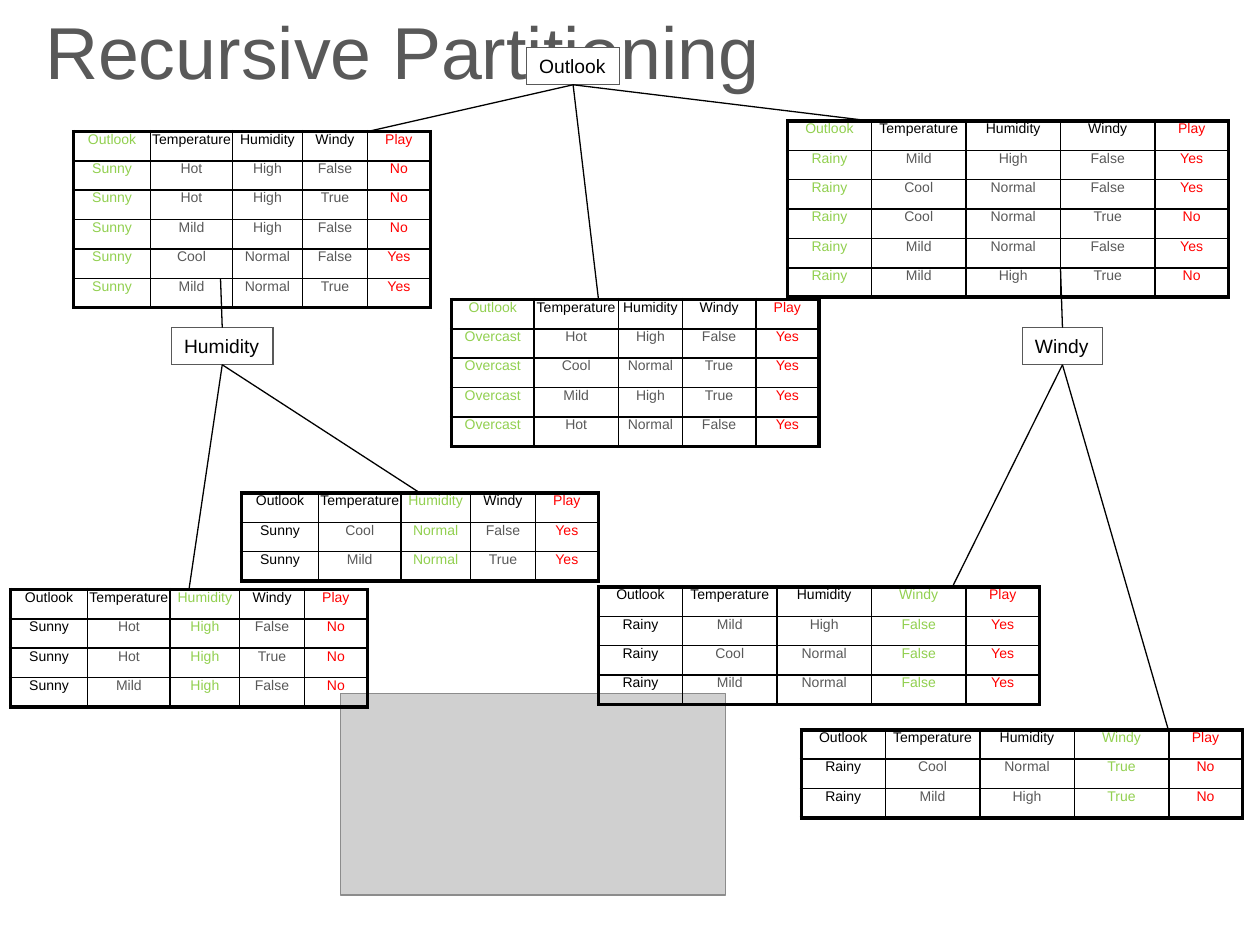
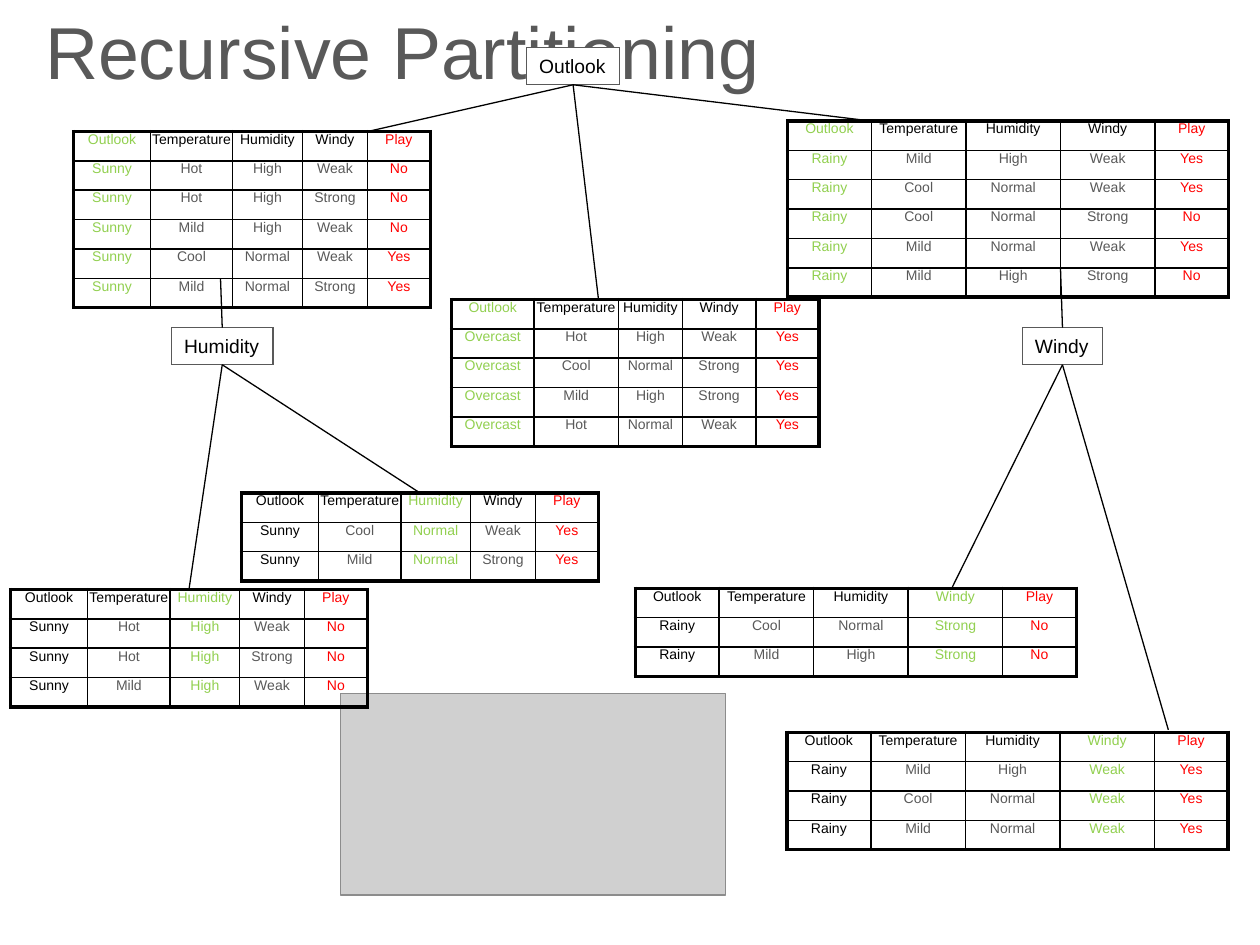
Before and after one commit to lutzhamel/CSC310, a slide deck: slide 24 of notes/06-machine-learning-basics-1.pptx. Drawn at 1260x945 pixels with LibreOffice and Linux fonts; fonts in the diff are those of the drawing; grey boxes stand for pictures. Boxes give left, top, right and bottom in pixels: in the first picture for what was removed or moved away, otherwise in the second. Text is boxed around its words. In the diff, an @@ line names an element or a change of style, - is before the commit and + after.

```diff
--- a/notes/06-machine-learning-basics-1.pptx
+++ b/notes/06-machine-learning-basics-1.pptx
@@ table at <box>73,131,430,307</box> @@
-row 2, column 4: False
+row 2, column 4: Weak
-row 3, column 4: True
+row 3, column 4: Strong
-row 4, column 4: False
+row 4, column 4: Weak
-row 5, column 4: False
+row 5, column 4: Weak
-row 6, column 4: True
+row 6, column 4: Strong
@@ table at <box>788,121,1228,297</box> @@
-row 2, column 4: False
+row 2, column 4: Weak
-row 3, column 4: False
+row 3, column 4: Weak
-row 4, column 4: True
+row 4, column 4: Strong
-row 5, column 4: False
+row 5, column 4: Weak
-row 6, column 4: True
+row 6, column 4: Strong
@@ table at <box>451,300,818,447</box> @@
-row 2, column 4: False
+row 2, column 4: Weak
-row 3, column 4: True
+row 3, column 4: Strong
-row 4, column 4: True
+row 4, column 4: Strong
-row 5, column 4: False
+row 5, column 4: Weak
@@ table at <box>242,493,597,581</box> @@
-row 2, column 4: False
+row 2, column 4: Weak
-row 3, column 4: True
+row 3, column 4: Strong
@@ table at <box>10,590,365,707</box> @@
-row 2, column 4: False
+row 2, column 4: Weak
-row 3, column 4: True
+row 3, column 4: Strong
-row 4, column 4: False
+row 4, column 4: Weak
@@ table at <box>635,588,1076,677</box> @@
-row 2, column 4: True
+row 2, column 4: Strong
-row 3, column 4: True
+row 3, column 4: Strong
@@ table: place and size @@
-table at <box>801,730,1242,818</box>
+table at <box>635,588,1076,677</box>
@@ table at <box>788,732,1228,849</box> @@
-row 2, column 4: False
+row 2, column 4: Weak
-row 3, column 4: False
+row 3, column 4: Weak
-row 4, column 4: False
+row 4, column 4: Weak
@@ table: place and size @@
-table at <box>598,587,1040,704</box>
+table at <box>788,732,1228,849</box>
```
Also in this commit, not shown: 11 other slides changed, 2 slides added, 14 other files.
